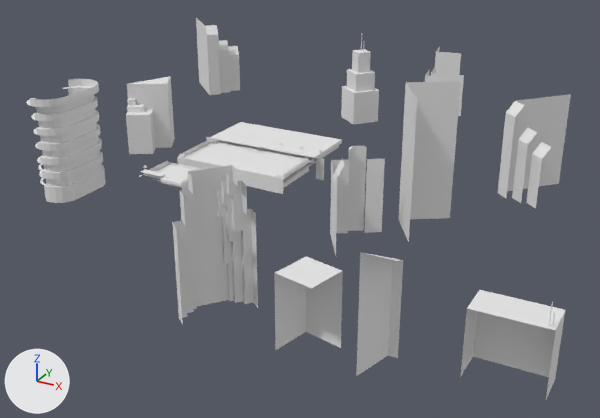
The Blender file Assets/Resources/materials/envirModels/USAmodel.blend as it was, and as the next commit left it.
Both versions are drawn from a 50 mm lens placed at (2404.0, -3739.0, 1659.0), pointed at (333.0, 27.0, -224.0). Lighting does not change. The marker at lower left points along +X, +Y and +Z. The older version comes first.

Names of what the first picture shows: 'main'.
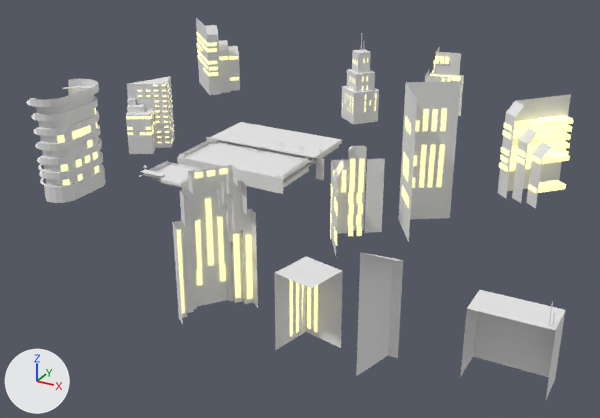
Location of each change, (x1, y1, x2, y2) in pixels of the pictures (600 x 418 px):
'Lights', added: after (57, 32, 574, 337)

The change in detail:
Material 'Fake_interior_light' (mat_fake_interior_light) is new.
Its base color is (0.98, 0.957, 0.612) (beige #fdfacd).
Its emission color is (0.956, 0.905, 0.332) (yellow #faf49c).
Its emission strength is 1.0.
Mesh me_scene_209 is new.
It has 2341 vertices, 3466 faces, 5 loose edges and spans x -1099.0..1169.0, y -24835.0..21871.0, z -10093.0..23089.0.
It uses material mat_fake_interior_light (beige #fdfacd, glowing yellow #faf49c).
Object 'Lights' (ob_lights) is new; it shows me_scene_209.
Its location is (231.0, 913.0, 234.0).
Its rotation in degrees is (-24, -92, 78).
Its scale is (0.299, 0.0815, 0.0815).
